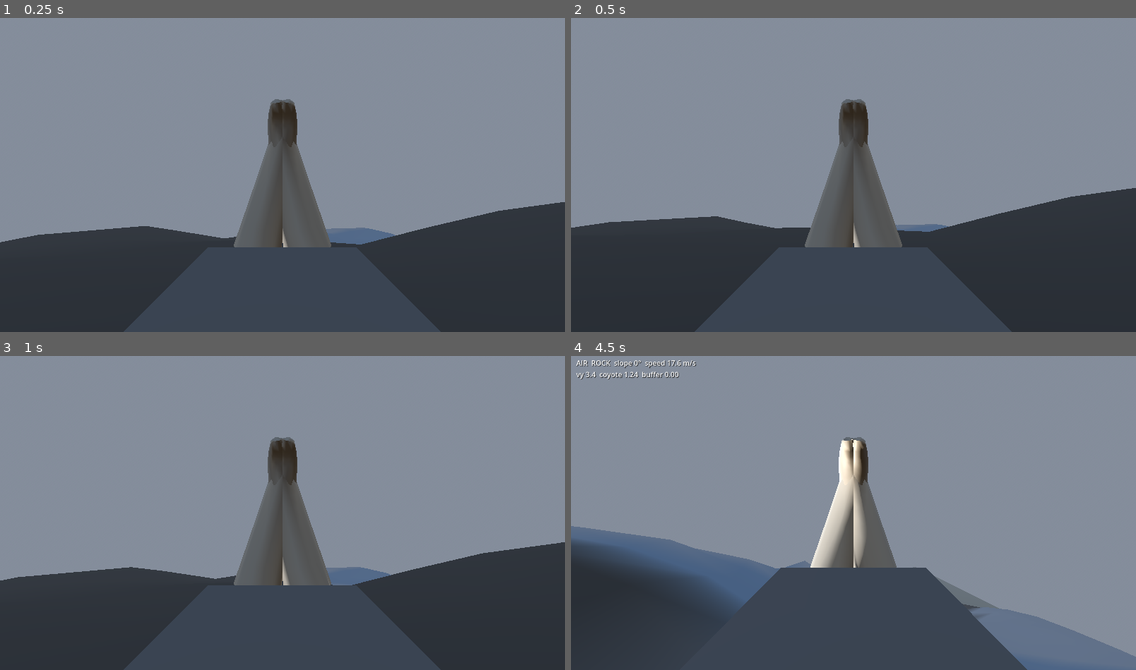
Above: before the commit, frames 1-4 (two rows, left to right).
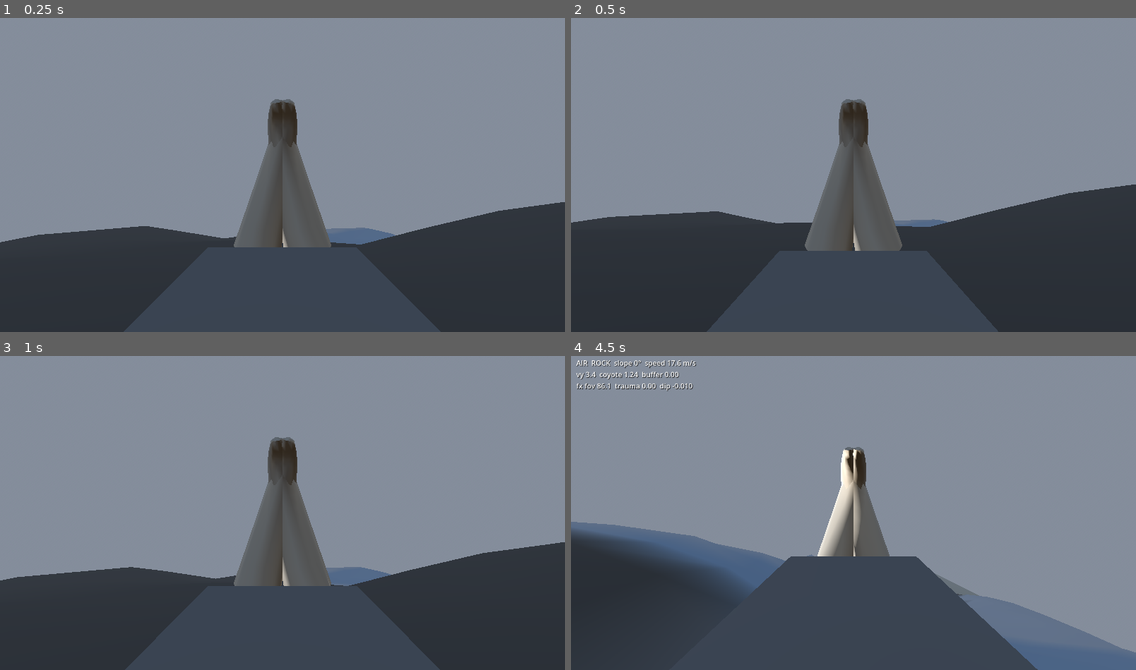
Above: after the commit, the same moments.

Repository: rohit3576/goatdive
Game: Godot game, scene res://scenes/main/main.tscn
Two runs of this game, one before a commit and one after it. Both use one fixed random seed, a clock stepped at 60 frames per second and the inputs below.
Inputs (mouse positions are in pixels of both pictures, inside the frame that each line leads up to):
- Up to frame 1 (0.25 s): no input
- Up to frame 2 (0.5 s): no input
- Up to frame 3 (1 s): move the mouse to (406, 494) at 0.52 s; hold D (move_right) from 0.53 s (still down); tap Space (jump) at 0.6, 0.77 s; click (406, 494) at 0.67 s
- Up to frame 4 (4.5 s): tap Space (jump) at 1.07, 1.35, 1.52, 1.82, 2.1, 2.85, 3.02, 3.32, 3.6, 3.77, 4.07, 4.35 s; move the mouse to (825, 513) at 1.27 s; release D (move_right) at 1.28 s; hold W (move_forward) from 1.28 s (still down); click (825, 513) at 1.42 s; move the mouse to (864, 506) at 2.02 s; click (864, 506) at 2.17 s; move the mouse to (847, 516) at 2.77 s; click (847, 516) at 2.92 s; move the mouse to (893, 516) at 3.52 s; click (893, 516) at 3.67 s; tap F3 (toggle_debug) at 4.15 s; move the mouse to (808, 506) at 4.27 s; click (808, 506) at 4.42 s

Frame 1 is identical in both runs. In frame 2, 2.4% of the frame differs, in the area x 0-100%, y 53-100%; in frame 3, 0.1%; in frame 4, 6.6%, in the area x 0-100%, y 8-100%.

Commit message:
feat: camera FX — bob, tilt, lean, dip/pop/fall, shake, FOV kick (CAM_FX)

Diff:
--- a/scenes/goat/goat.tscn
+++ b/scenes/goat/goat.tscn
@@ -1,9 +1,10 @@
-[gd_scene load_steps=8 format=3]
+[gd_scene load_steps=9 format=3]
 
 [ext_resource type="Script" path="res://scripts/player/goat_controller.gd" id="1_goat"]
 [ext_resource type="Script" path="res://scripts/player/head_camera.gd" id="2_head"]
 [ext_resource type="Script" path="res://scripts/player/horns.gd" id="3_horns"]
 [ext_resource type="Script" path="res://scripts/utils/debug_overlay.gd" id="4_overlay"]
+[ext_resource type="Script" path="res://scripts/player/camera_fx.gd" id="5_fx"]
 
 [sub_resource type="CapsuleShape3D" id="capsule"]
 radius = 0.35
@@ -40,6 +41,7 @@
 [node name="Camera3D" type="Camera3D" parent="Head"]
 fov = 78.0
 near = 0.05
+script = ExtResource("5_fx")
 
 [node name="Horns" type="Node3D" parent="Head/Camera3D"]
 transform = Transform3D(1, 0, 0, 0, 1, 0, 0, 0, 1, 0, -0.18, -0.45)
--- a/scripts/game/config.gd
+++ b/scripts/game/config.gd
@@ -1,7 +1,7 @@
 extends Node
 ## Immutable game tunables. One source of truth.
 
-const VERSION := "0.3.0-phase3"
+const VERSION := "0.4.0-phase4"
 const DEBUG := true
 
 # Gravity / movement (numbers are first guesses — F5 + overlay tunes them).
@@ -34,6 +34,45 @@
 # Camera.
 const MOUSE_SENS := 0.003
 
+# Phase 4 — camera FX master switch + speed FOV kick + bonk gate.
+# static (not const) so the smoke test can A/B the exact Phase 3 feel at runtime.
+static var CAM_FX := true
+const FOV_BASE := 78.0
+const FOV_MAX := 88.0
+const BONK_MIN_SPEED := 5.0  # m/s into a wall before the camera cares
+
+# Phase 4 — bob + FOV (plan Step 2). Amplitudes are subtle first guesses.
+const BOB_RATE := 9.0  # bob phase rad/s at MOVE_SPEED (rate scales with speed)
+const BOB_AMPL := 0.05  # m vertical at full scale
+const BOB_SWAY := 0.02  # m lateral at full scale
+const FOV_LERP := 5.0  # 1/s easing toward the speed-target FOV
+
+# Phase 4 — slope tilt + carve lean (plan Step 3).
+const TILT_MAX_DEG := 6.0  # slope tilt cap, both axes
+const SLIDE_TILT_SCALE := 1.5  # tilt multiplier while sliding steeps
+const LEAN_MAX_DEG := 4.0  # carve lean cap
+const LEAN_GAIN := 0.25  # heading-rate (rad/s) → lean fraction
+const LEAN_SMOOTH := 6.0  # 1/s heading-rate smoothing
+
+# Phase 4 — jump/land/fall dynamics (plan Step 4). Spring impulses are
+# VELOCITY kicks; with k=220 they land at ~0.05 m / ~2° peaks.
+const DIP_JUMP := 0.75  # m/s upward pop on jump
+const DIP_LAND := 2.2  # m/s downward dip per unit impact-scale
+const DIP_PITCH_JUMP := 0.5  # rad/s pitch-up pop on jump
+const DIP_PITCH_LAND := 0.8  # rad/s pitch-down per unit impact-scale
+const DIP_SPRING_K := 220.0
+const DIP_SPRING_C := 18.0
+const FALL_DRIFT_MIN := 5.0  # m/s fall speed where nose-drift starts
+const FALL_PITCH_MAX_DEG := 4.0
+const FALL_SMOOTH := 3.0  # 1/s fall-drift easing
+
+# Phase 4 — impact shake (plan Step 5), trauma² model.
+const SHAKE_REF_IMPACT := 10.0  # impact mapping to full trauma
+const SHAKE_DECAY := 1.6  # trauma per second
+const SHAKE_FREQ := 25.0  # Hz base (rotational; positional runs slower)
+const SHAKE_POS := 0.1  # m at full trauma²
+const SHAKE_ROT_DEG := 2.0  # degrees at full trauma²
+
 # Horns (POV framing).
 const HORN_LENGTH := 0.35
 const HORN_CURVATURE := 0.5
--- a/scripts/game/event_bus.gd
+++ b/scripts/game/event_bus.gd
@@ -1,6 +1,9 @@
 extends Node
-## Global signal hub. Unconnected for now — consumed from Phase 6 (race system).
+## Global signal hub. goat_landed/jumped/bonked are consumed by the Phase 4
+## camera; race signals wait for Phase 6.
 
 signal race_started
 signal race_finished(final_time: float)
 signal goat_landed(impact_speed: float)
+signal goat_jumped
+signal goat_bonked(impact_speed: float)
--- /dev/null
+++ b/scripts/player/camera_fx.gd
@@ -0,0 +1,199 @@
+class_name CameraFx
+extends Camera3D
+## Phase 4 first-person camera effects
+## (plan: docs/plans/phase-4-first-person-pov.md).
+##
+## Additive local offsets ONLY — position / rotation / fov on this node.
+## Never on Head (head_camera.gd writes Head.rotation absolutely on every
+## mouse event — offsets there survive zero pixels, plan D1) and never on
+## controller state (D4). Horns are children of this camera, so they
+## inherit every offset and stay pinned in frame (D2).
+##
+## Channels:
+##   bob    sine, rate ∝ speed, grounded only, eased in/out      (D6)
+##   tilt   slope pitch/roll from floor normal vs view           (D7)
+##   lean   roll ∝ velocity-heading turn rate × speed (carve,
+##          not mouse — mouse yaws the head, carving leans it)   (D7)
+##   dip    spring-damper: jump pop / landing dip / fall drift   (D8)
+##   shake  trauma² decay, fed by goat_bonked + stumble landings (D9)
+##   fov    FOV_BASE → FOV_MAX across MOVE_SPEED → MAX_DOWNHILL  (D10)
+
+const TAU := 6.283185307179586
+
+var _goat: GoatController
+
+# Bob + shared grounded blend (tilt eases on the same envelope).
+var _bob_phase := 0.0
+var _ground_blend := 0.0
+
+# Carve lean.
+var _heading := 0.0
+var _heading_rate := 0.0
+var _heading_valid := false
+
+# Dip springs — position dip (m, + = down) and pitch (rad, + = up) share
+# constants, keep separate state.
+var _dip_x := 0.0
+var _dip_v := 0.0
+var _pitch_x := 0.0
+var _pitch_v := 0.0
+
+# Fall-drift blend.
+var _fall_amt := 0.0
+
+# Shake.
+var _trauma := 0.0
+var _time := 0.0
+
+
+func _ready() -> void:
+	# Camera3D → Head → Goat rig (goat.tscn).
+	_goat = get_parent().get_parent() as GoatController
+	EventBus.goat_jumped.connect(_on_jumped)
+	EventBus.goat_landed.connect(_on_landed)
+	EventBus.goat_bonked.connect(_on_bonked)
+
+
+func _process(delta: float) -> void:
+	if _goat == null or not Config.CAM_FX:
+		position = Vector3.ZERO
+		rotation = Vector3.ZERO
+		fov = Config.FOV_BASE
+		return
+
+	var dt := minf(delta, 0.05)  # clamp — window-drag spikes must not explode springs
+	var d := _goat.get_debug_state()
+	var speed: float = d.speed
+	var vel: Vector2 = d.vel
+	var grounded: bool = d.grounded
+	_time += dt
+
+	# Grounded blend: eases bob/tilt in and out across air↔ground (no snaps).
+	_ground_blend = move_toward(_ground_blend, 1.0 if grounded else 0.0, dt / 0.15)
+
+	# --- Bob (D6): phase advances only while grounded (true freeze in air). ---
+	var bob_scale := clampf(speed / Config.MOVE_SPEED, 0.0, 1.5)
+	if grounded:
+		_bob_phase += Config.BOB_RATE * bob_scale * dt
+	var bob_y := Config.BOB_AMPL * bob_scale * absf(sin(_bob_phase)) * _ground_blend
+	var bob_x := Config.BOB_SWAY * bob_scale * sin(_bob_phase * 0.5) * _ground_blend
+
+	# --- Slope tilt (D7): floor normal vs view, capped, heavier in slides. ---
+	var tilt_pitch := 0.0
+	var tilt_roll := 0.0
+	if grounded:
+		var n: Vector3 = d.floor_n
+		var slope_deg: float = d.slope
+		if slope_deg > 1.0:
+			var slope_scale := clampf(slope_deg / 45.0, 0.0, 1.0)
+			if d.state == "SLIDE":
+				slope_scale = minf(slope_scale * Config.SLIDE_TILT_SCALE, 1.5)
+			# Downhill direction on the floor plane (gravity minus its normal part).
+			var dh := Vector3.DOWN - n * Vector3.DOWN.dot(n)
+			dh.y = 0.0
+			if dh.length_squared() > 0.0001:
+				dh = dh.normalized()
+				var basis := _goat.global_transform.basis
+				var fwd := -basis.z
+				fwd.y = 0.0
+				fwd = fwd.normalized() if fwd.length_squared() > 0.0001 else Vector3.ZERO
+				var right := basis.x
+				right.y = 0.0
+				right = right.normalized() if right.length_squared() > 0.0001 else Vector3.ZERO
+				var tilt_max := deg_to_rad(Config.TILT_MAX_DEG)
+				# Facing downhill → nose dips (−X rotation looks down).
+				# Downhill to the right → right shoulder down (−Z roll).
+				tilt_pitch = -tilt_max * fwd.dot(dh) * slope_scale
+				tilt_roll = -tilt_max * right.dot(dh) * slope_scale
+	tilt_pitch *= _ground_blend
+	tilt_roll *= _ground_blend
+
+	# --- Carve lean (D7): roll ∝ smoothed velocity-heading rate × speed. ---
+	if vel.length_squared() > 1.0:
+		var heading := vel.angle()
+		if _heading_valid:
+			var rate := wrapf(heading - _heading, -PI, PI) / maxf(dt, 0.0001)
+			_heading_rate = lerpf(_heading_rate, rate, minf(1.0, Config.LEAN_SMOOTH * dt))
+		_heading = heading
+		_heading_valid = true
+	else:
+		_heading_rate = move_toward(_heading_rate, 0.0, Config.LEAN_SMOOTH * dt)
+	# +heading rate = turning right (XZ math) → lean right = −Z roll.
+	var lean := -deg_to_rad(Config.LEAN_MAX_DEG) * clampf(
+		_heading_rate * minf(speed / Config.MOVE_SPEED, 1.5) * Config.LEAN_GAIN, -1.0, 1.0
+	) * _ground_blend
+
+	# --- Dip springs (D8): semi-implicit Euler, underdamped (one bounce). ---
+	_dip_v += (-Config.DIP_SPRING_K * _dip_x - Config.DIP_SPRING_C * _dip_v) * dt
+	_dip_x += _dip_v * dt
+	_pitch_v += (-Config.DIP_SPRING_K * _pitch_x - Config.DIP_SPRING_C * _pitch_v) * dt
+	_pitch_x += _pitch_v * dt
+
+	# --- Fall drift (D8): nose down ∝ fall speed, only meaningfully airborne. ---
+	var fall_target := 0.0
+	if d.state == "AIR" and d.vy_world < -Config.FALL_DRIFT_MIN:
+		fall_target = clampf((-d.vy_world - Config.FALL_DRIFT_MIN) / 12.0, 0.0, 1.0)
+	_fall_amt = lerpf(_fall_amt, fall_target, minf(1.0, Config.FALL_SMOOTH * dt))
+	var fall_pitch := -deg_to_rad(Config.FALL_PITCH_MAX_DEG) * _fall_amt
+
+	# --- Shake (D9): trauma² output, desynced sine channels, strict decay. ---
+	_trauma = maxf(0.0, _trauma - Config.SHAKE_DECAY * dt)
+	var sh := _trauma * _trauma
+	var shake_pitch := (
+		sin(_time * Config.SHAKE_FREQ * TAU * 0.9) * deg_to_rad(Config.SHAKE_ROT_DEG) * sh
+	)
+	var shake_roll := (
+		sin(_time * Config.SHAKE_FREQ * TAU * 0.63 + 1.7) * deg_to_rad(Config.SHAKE_ROT_DEG) * sh
+	)
+	var shake_x := sin(_time * Config.SHAKE_FREQ * TAU * 0.52 + 2.4) * Config.SHAKE_POS * sh
+	var shake_y := sin(_time * Config.SHAKE_FREQ * TAU * 0.4 + 0.8) * Config.SHAKE_POS * sh
+
+	# --- FOV kick (D10): eased toward the speed target, never pops. ---
+	var fov_target := lerpf(
+		Config.FOV_BASE,
+		Config.FOV_MAX,
+		smoothstep(Config.MOVE_SPEED, Config.MAX_DOWNHILL_SPEED, speed)
+	)
+	fov = lerpf(fov, fov_target, minf(1.0, Config.FOV_LERP * dt))
+
+	# --- Compose (single write point, D4). ---
+	position = Vector3(bob_x + shake_x, bob_y + _dip_x + shake_y, 0.0)
+	rotation = Vector3(tilt_pitch + _pitch_x + fall_pitch + shake_pitch, 0.0, tilt_roll + lean + shake_roll)
+
+
+func _on_jumped() -> void:
+	if not Config.CAM_FX:
+		return
+	_dip_v -= Config.DIP_JUMP  # negative dip = upward pop
+	_pitch_v += Config.DIP_PITCH_JUMP
+
+
+func _on_landed(impact: float) -> void:
+	if not Config.CAM_FX:
+		return
+	var k := clampf(impact / Config.STUMBLE_IMPACT, 0.0, 1.5)
+	_dip_v += Config.DIP_LAND * k  # small hops tick, cliff drops slam
+	_pitch_v -= Config.DIP_PITCH_LAND * k
+	if impact > Config.STUMBLE_IMPACT:
+		_add_trauma(impact)
+
+
+func _on_bonked(impact: float) -> void:
+	if not Config.CAM_FX:
+		return
+	_add_trauma(impact)
+
+
+func _add_trauma(impact: float) -> void:
+	_trauma = minf(_trauma + clampf(impact / Config.SHAKE_REF_IMPACT, 0.0, 1.0), 1.3)
+
+
+## Live FX readout for the F3 overlay and the smoke test.
+func get_fx_debug() -> Dictionary:
+	return {
+		"fov": fov,
+		"trauma": _trauma,
+		"dip": _dip_x,
+		"bob_phase": _bob_phase,
+		"ground_blend": _ground_blend,
+	}
--- a/scripts/player/goat_controller.gd
+++ b/scripts/player/goat_controller.gd
@@ -21,6 +21,13 @@
 var _in_slide := false
 var _surface_name := "?"
 
+# World vertical speed from position deltas — velocity.y reads ≈ 0 while
+# floor-sliding (move_and_slide decomposes it), and Phase 4's fall-drift
+# camera needs the real number (plan Step 1, quirk carried from Phase 3).
+var _last_y := 0.0
+var _vy_world := 0.0
+var _floor_n := Vector3.UP
+
 var _terrain: TerrainGenerator
 
 
@@ -36,7 +43,8 @@
 	velocity.z = v.y
 
 
-## Live readout for the F3 debug overlay (Phase 3, decision D9).
+## Live readout for the F3 debug overlay and the Phase 4 camera FX (D3: one
+## snapshot, two consumers — no spaghetti member access).
 func get_debug_state() -> Dictionary:
 	return {
 		"speed": Vector2(velocity.x, velocity.z).length(),
@@ -46,10 +54,15 @@
 		"vy": velocity.y,
 		"coyote": _since_floor,
 		"buffer": _jump_buffer,
+		"vy_world": _vy_world,
+		"floor_n": _floor_n,
+		"vel": Vector2(velocity.x, velocity.z),
+		"grounded": is_on_floor(),
 	}
 
 
 func _ready() -> void:
+	_last_y = global_position.y
 	if get_parent() != null:
 		_terrain = get_parent().get_node_or_null("Terrain") as TerrainGenerator
 
@@ -67,12 +80,14 @@
 	var floor_n := Vector3.UP
 	if on_floor:
 		floor_n = get_floor_normal()
+		_floor_n = floor_n
 		_floor_slope_deg = rad_to_deg(acos(clampf(floor_n.y, -1.0, 1.0)))
 		_in_slide = _floor_slope_deg >= Config.SLIDE_ANGLE_DEG
 		grip = _grip_at_feet()
 	else:
 		_in_slide = false
 		_floor_slope_deg = 0.0
+		_floor_n = Vector3.UP
 
 	if not on_floor:
 		velocity += Vector3.DOWN * Config.GRAVITY * delta
@@ -128,9 +143,11 @@
 		velocity.y = Config.JUMP_VELOCITY
 		_jump_buffer = 0.0
 		_since_floor = Config.JUMP_COYOTE + 1.0  # consume — no double jump
+		EventBus.goat_jumped.emit()
 
 	var was_on_floor := on_floor
 	var pre_vy := velocity.y
+	var pre_vel := velocity  # speed into walls for the bonk check
 	move_and_slide()
 
 	# Landing transition: measure impact, tell the world, maybe stumble.
@@ -139,6 +156,29 @@
 		EventBus.goat_landed.emit(impact)
 		if impact > Config.STUMBLE_IMPACT:
 			_stumble = Config.STUMBLE_TIME
+
+	# Wall bonk: near-horizontal collision normal + enough speed into it
+	# (steep-but-climbable faces are floors via floor_max_angle, not bonks).
+	for i in get_slide_collision_count():
+		var n := get_slide_collision(i).get_normal()
+		if absf(n.y) < 0.35:
+			var bonk := maxf(0.0, -pre_vel.dot(n))
+			if bonk > Config.BONK_MIN_SPEED:
+				EventBus.goat_bonked.emit(bonk)
+			break
+
+	# World vertical speed from position delta (clamped: teleport spikes are
+	# not physics). Must run before the respawn teleport resets _last_y.
+	var y_now := global_position.y
+	_vy_world = clampf((y_now - _last_y) / delta, -80.0, 80.0)
+	_last_y = y_now
+
+	if _spawn_set and global_position.y < Config.KILL_Y:
+		global_transform = _spawn_transform
+		velocity = Vector3.ZERO
+		_horiz = Vector2.ZERO
+		_last_y = global_position.y
+		_vy_world = 0.0
 
 	if _spawn_set and global_position.y < Config.KILL_Y:
 		global_transform = _spawn_transform
--- a/scripts/utils/debug_overlay.gd
+++ b/scripts/utils/debug_overlay.gd
@@ -4,10 +4,12 @@
 
 var _label: Label
 var _goat: GoatController
+var _fx: CameraFx
 
 
 func _ready() -> void:
 	_goat = get_parent() as GoatController
+	_fx = _goat.get_node_or_null("Head/Camera3D") as CameraFx
 	_label = Label.new()
 	_label.position = Vector2(12.0, 12.0)
 	_label.add_theme_font_size_override("font_size", 16)
@@ -28,6 +30,10 @@
 	if not visible or _goat == null:
 		return
 	var d := _goat.get_debug_state()
-	_label.text = "%s  %s  slope %.0f°  speed %.1f m/s\nvy %.1f  coyote %.2f  buffer %.2f" % [
-		d.state, d.surface, d.slope, d.speed, d.vy, d.coyote, d.buffer,
+	var fx_line := ""
+	if _fx != null:
+		var f := _fx.get_fx_debug()
+		fx_line = "\nfx fov %.1f  trauma %.2f  dip %.3f" % [f.fov, f.trauma, f.dip]
+	_label.text = "%s  %s  slope %.0f°  speed %.1f m/s\nvy %.1f  coyote %.2f  buffer %.2f%s" % [
+		d.state, d.surface, d.slope, d.speed, d.vy, d.coyote, d.buffer, fx_line,
 	]
Not shown, added: scripts/player/camera_fx.gd.uid
Not shown, added: docs/plans/phase-4-completion.md
